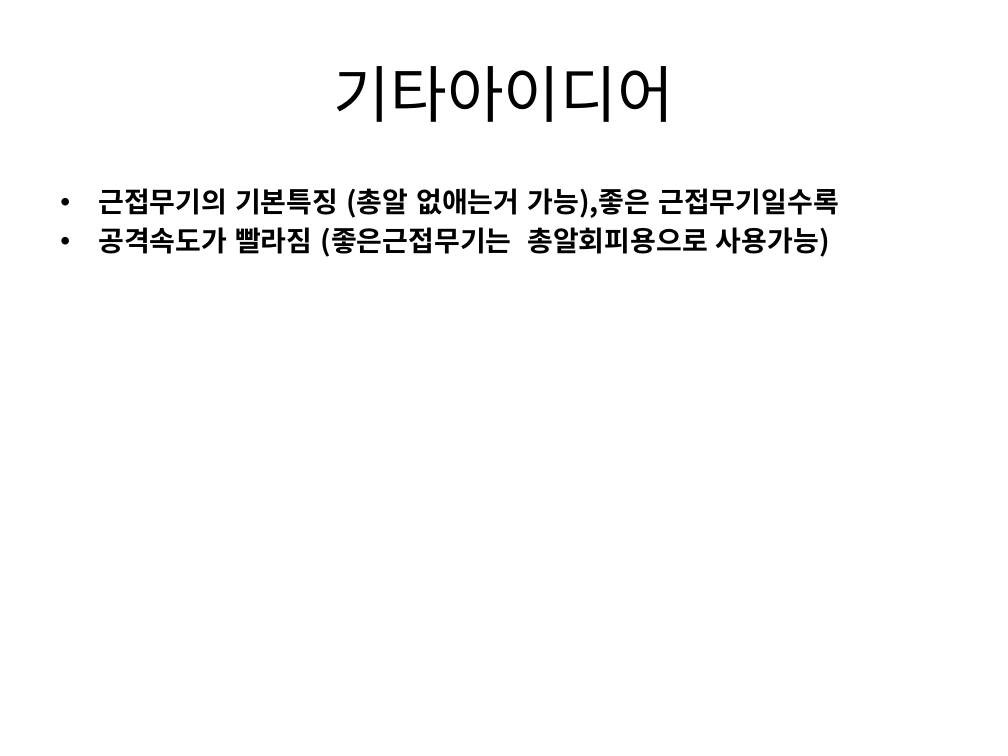
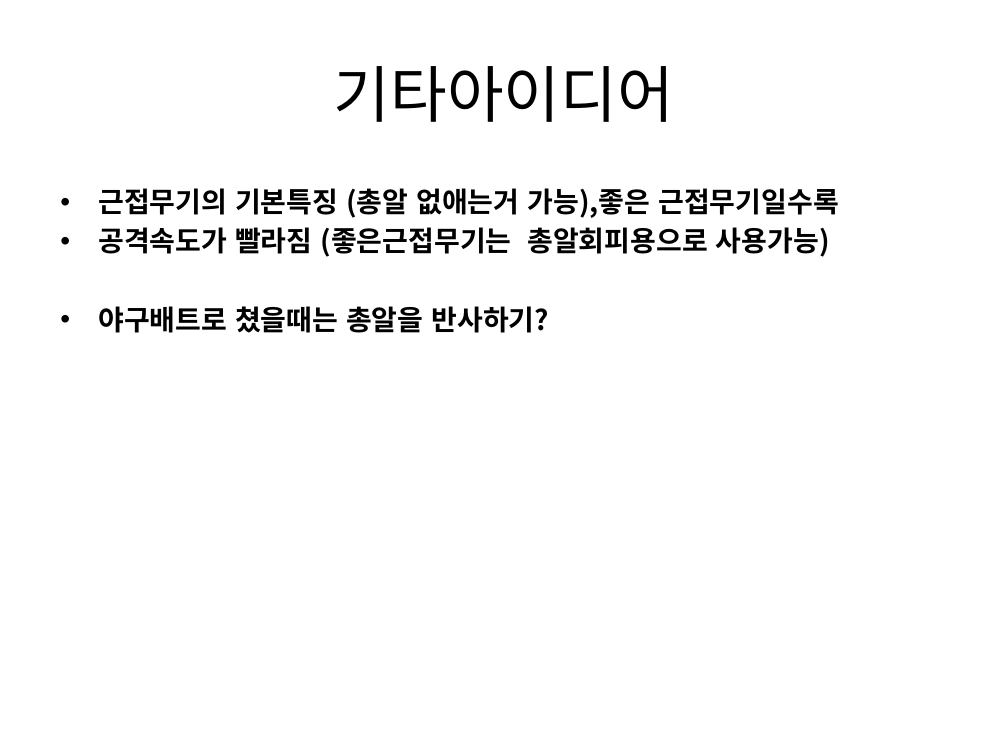
Before and after one commit to gkdlgndpdu/EscapeJail, a slide deck: slide 14 of EscapeJail/Assets/기획/스테이지1기획.pptx. Drawn at 1008x756 pixels with LibreOffice and Linux fonts; fonts in the diff are those of the drawing. Boxes give left, top, right and bottom in pixels: in the first picture for what was removed or moved away, otherwise in the second. Text is boxed around its words. In the diff, an @@ line names an element or a change of style, - is before the commit and + after.

Commit message:
기획 추가

```diff
--- a/EscapeJail/Assets/기획/스테이지1기획.pptx
+++ b/EscapeJail/Assets/기획/스테이지1기획.pptx
@@ text at (x1=98, y1=306, x2=549, y2=333): paragraph added @@
+• 야구배트로 쳤을때는 총알을 반사하기?
```
